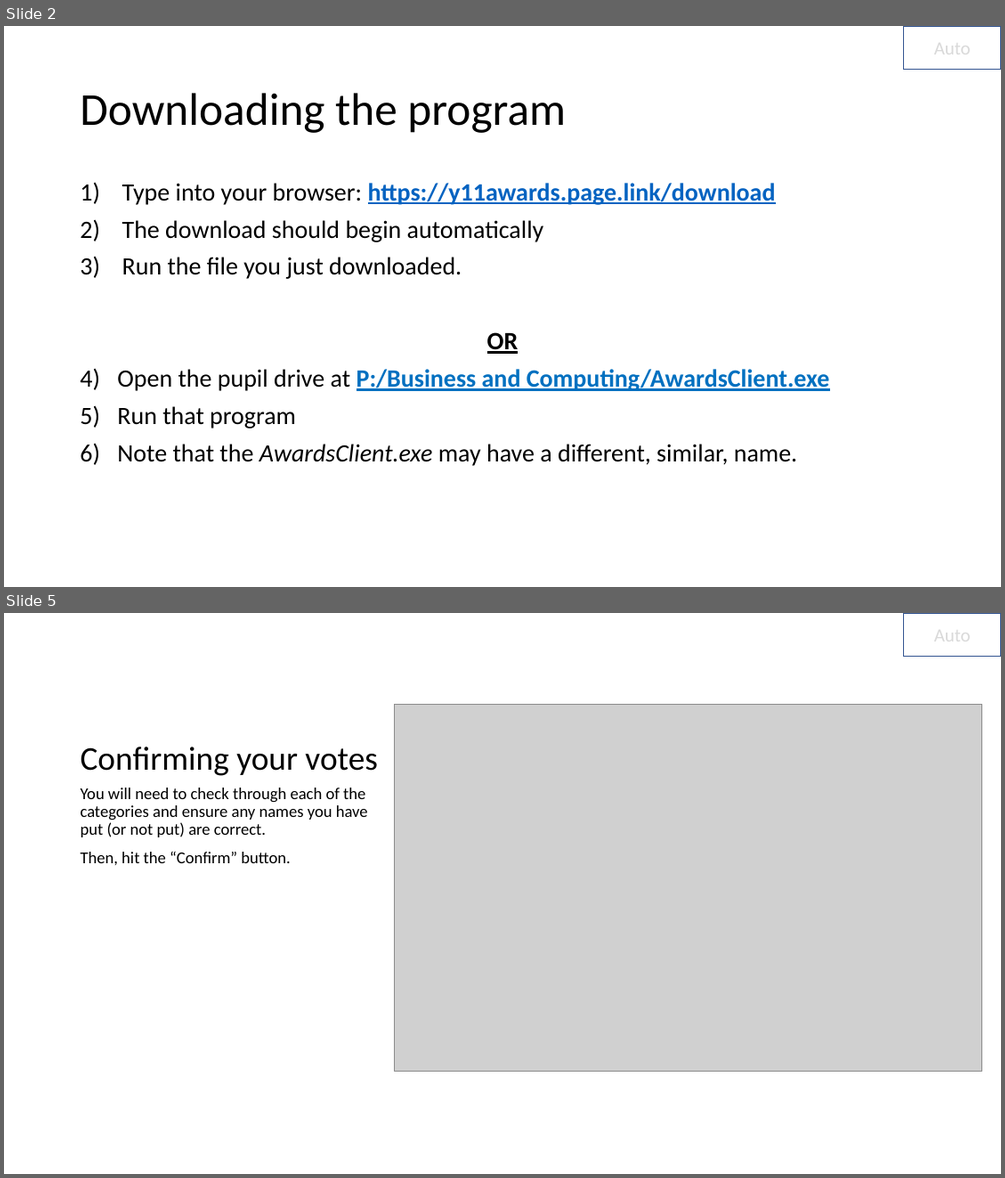
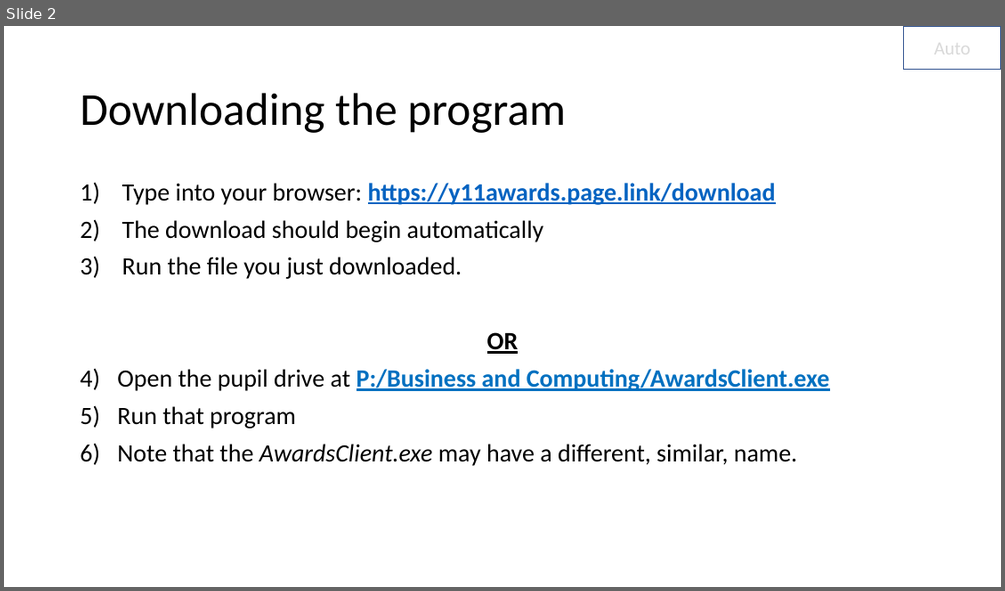
Before and after one commit to TheGrandCoding/awardsserver, a slide deck: TestPPT.pptx. Shown one above the other, each under a label of ours: slides 2 and 5 before the commit, slide 2 after it; the slides between them are not shown. The pictures are 1005x1178 and 1005x591 pixels, drawn with LibreOffice and Linux fonts; fonts in the diff are those of the drawing; grey boxes stand for pictures. Boxes give left, top, right and bottom in pixels: in the first picture for what was removed or moved away, otherwise in the second. Text is boxed around its words. In the diff, an @@ line names an element or a change of style, - is before the commit and + after.

```diff
--- a/TestPPT.pptx
+++ b/TestPPT.pptx
@@ slide 5 removed at <box>4,613,1001,1174</box>, background #FFFFFF @@
@@ rectangle removed at <box>904,613,1001,657</box> @@
-Auto
@@ picture removed at <box>395,705,982,1070</box> @@
@@ title removed at <box>81,747,378,776</box> @@
-Confirming your votes
@@ text removed at <box>81,787,368,865</box> @@
-You will need to check through each of the categories and ensure any names you have put (or not put) are correct.
-Then, hit the “Confirm” button.
```
Also in this commit, not shown: 7 slides changed, 2 slides added, 1 other slide removed.
